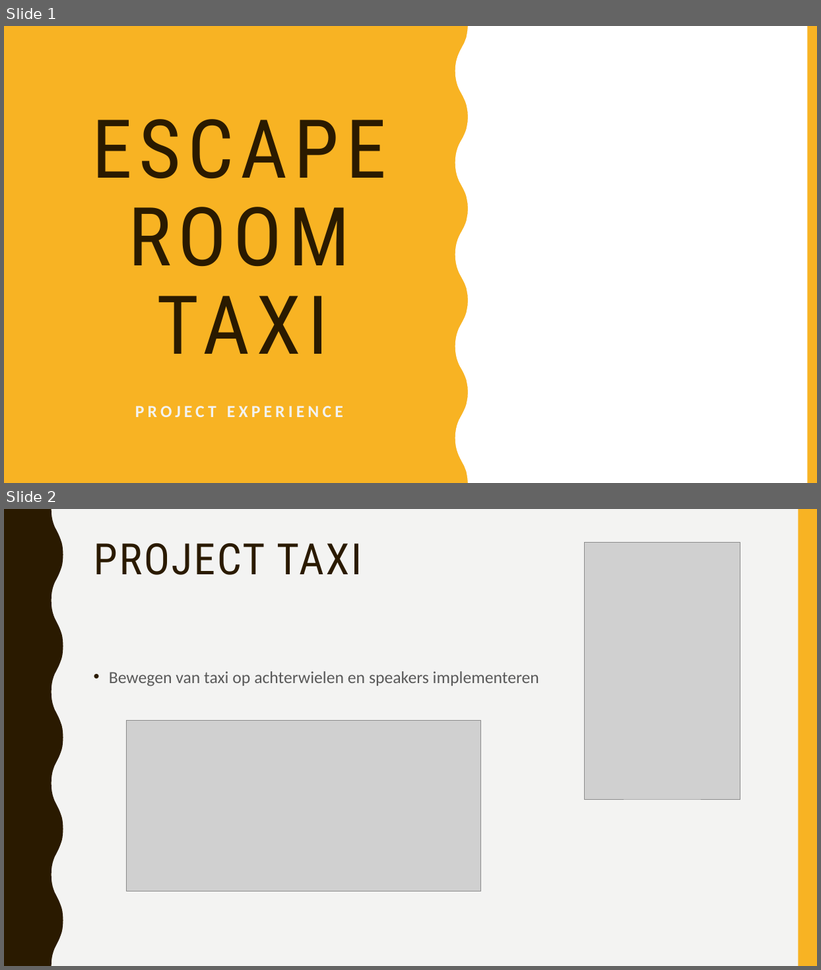
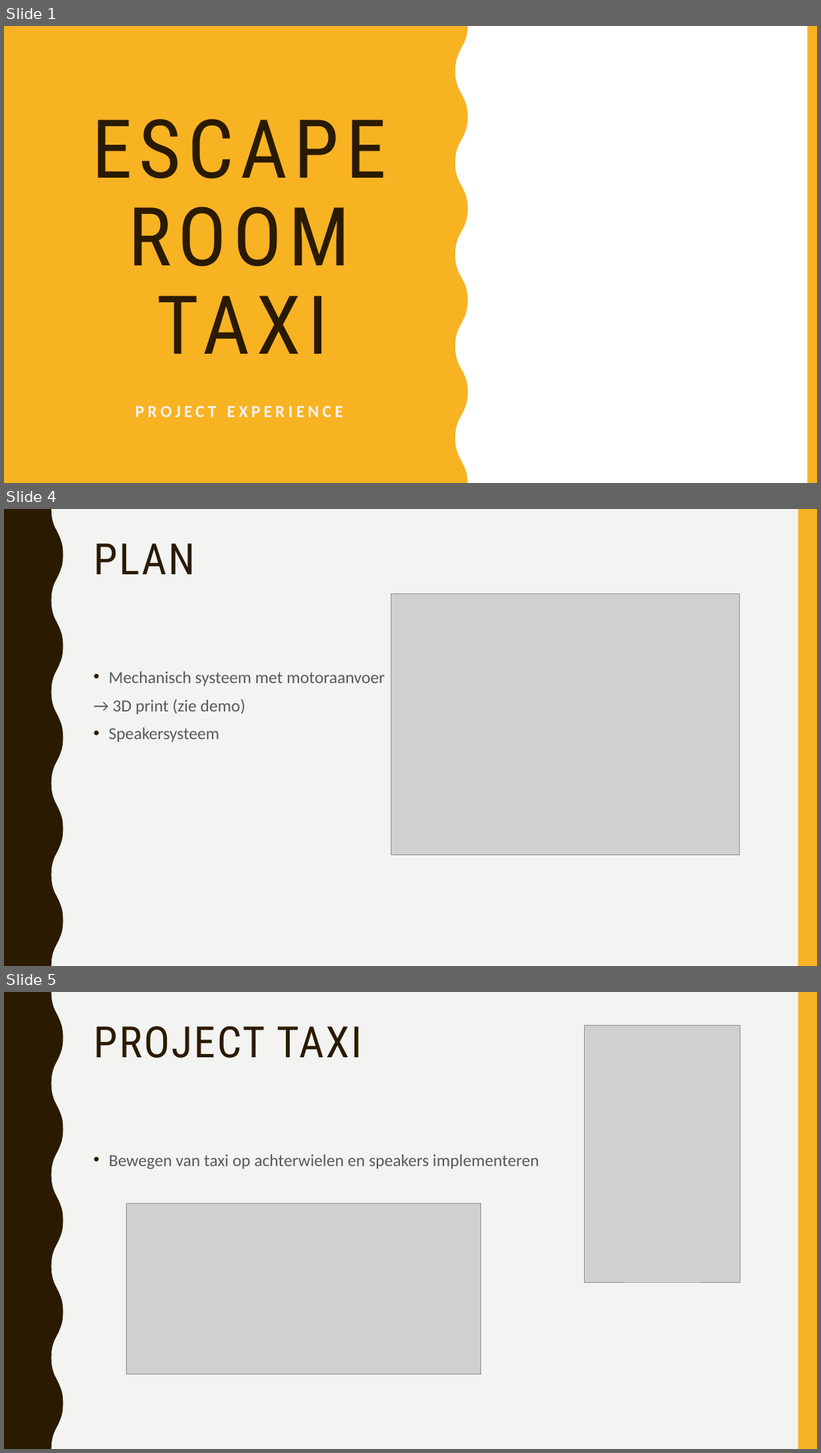
Before and after one commit to vives-project-xp/Taxi, a slide deck: School presentatie/project taxi.pptx. Shown one above the other, each under a label of ours: slides 1 and 2 before the commit, slides 1, 4 and 5 after it; the slides between them are not shown. The pictures are 821x970 and 821x1453 pixels, drawn with LibreOffice and Linux fonts; fonts in the diff are those of the drawing; grey boxes stand for pictures. Boxes give left, top, right and bottom in pixels: in the first picture for what was removed or moved away, otherwise in the second. Text is boxed around its words. In the diff, an @@ line names an element or a change of style, - is before the commit and + after.

```diff
--- a/School presentatie/project taxi.pptx
+++ b/School presentatie/project taxi.pptx
@@ slide 4 added at (4,509,817,966), background #F3F3F2; not listed: 2 template elements that a slide beside it also shows @@
@@ text added at (94,543,195,574), 51 pt, text #2A1A00 @@
+PLAN
@@ picture added at (391,593,740,855) @@
@@ text added at (109,671,385,742), 20 pt, text #595959 @@
+• Mechanisch systeem met motoraanvoer
+→ 3D print (zie demo)
+• Speakersysteem
@@ what was slide 2 is now slide 5 @@
```
Also in this commit, not shown: 1 slide changed, 3 other slides added.
